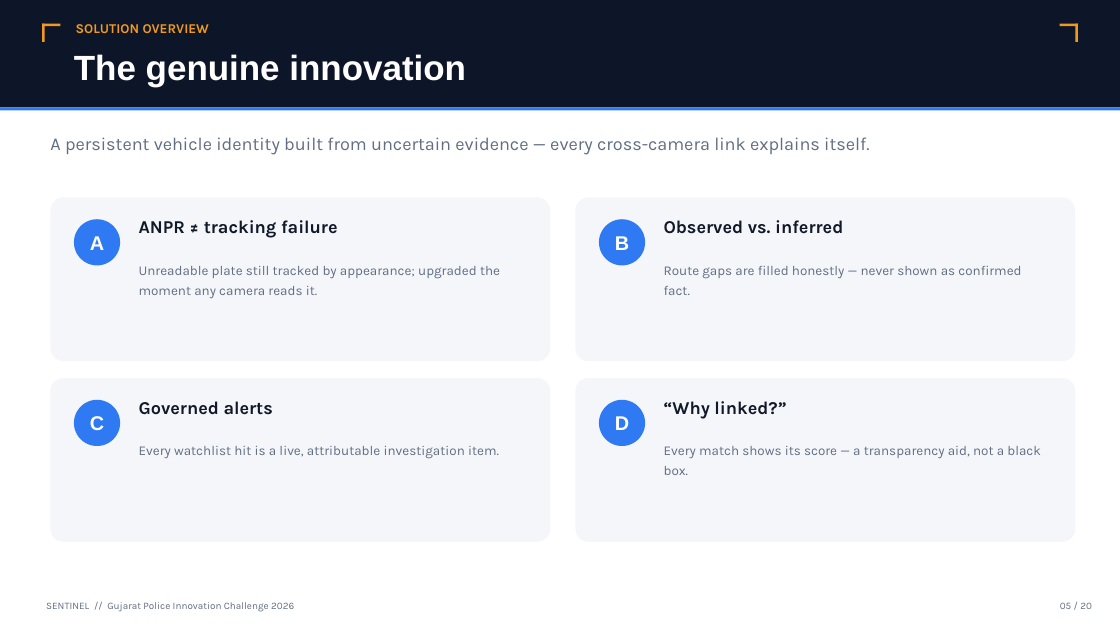
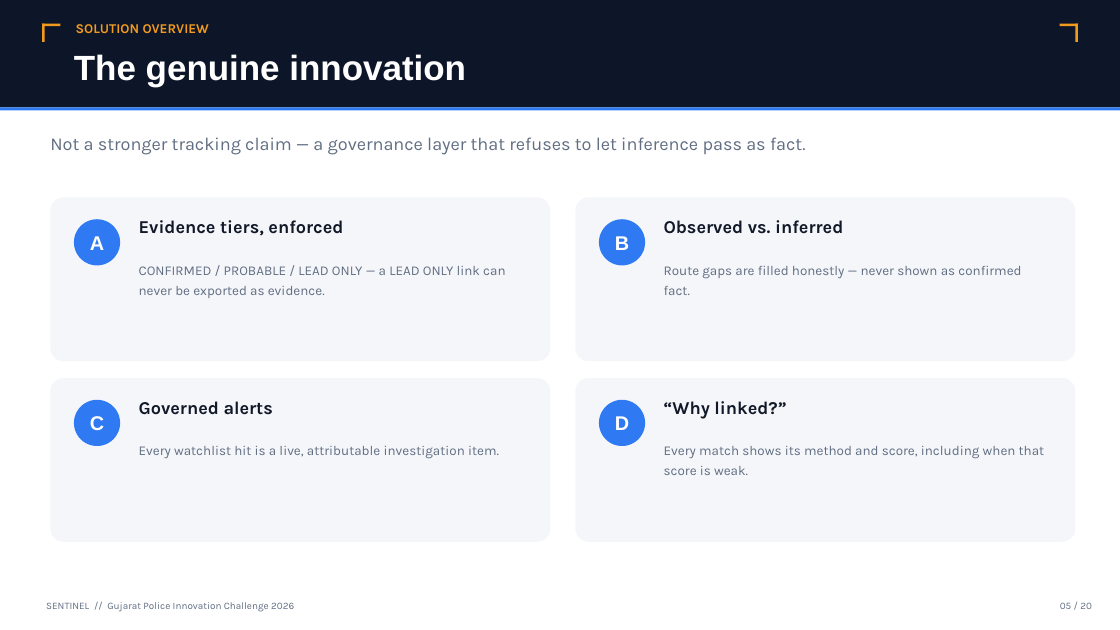
Before and after one commit to lekkalaharsha/sentinel-gujarat-police, a slide deck: slide 6 of docs/assets/Sentinel_Solution_Presentation.pptx. Drawn at 1120x630 pixels with LibreOffice and Linux fonts; fonts in the diff are those of the drawing. Boxes give left, top, right and bottom in pixels: in the first picture for what was removed or moved away, otherwise in the second. Text is boxed around its words. In the diff, an @@ line names an element or a change of style, - is before the commit and + after.

```diff
--- a/docs/assets/Sentinel_Solution_Presentation.pptx
+++ b/docs/assets/Sentinel_Solution_Presentation.pptx
@@ text at box(50, 137, 805, 155): text changed @@
-A persistent vehicle identity built from uncertain evidence — every cross-camera link explains itself.
+Not a stronger tracking claim — a governance layer that refuses to let inference pass as fact.
@@ text at box(139, 220, 343, 236): text changed @@
-ANPR ≠ tracking failure
+Evidence tiers, enforced
@@ text at box(139, 266, 505, 298): text changed @@
-Unreadable plate still tracked by appearance; upgraded the moment any camera reads it.
+CONFIRMED / PROBABLE / LEAD ONLY — a LEAD ONLY link can never be exported as evidence.
@@ text at box(664, 446, 1045, 475): text changed @@
-Every match shows its score — a transparency aid, not a black box.
+Every match shows its method and score, including when that score is weak.
```
Also in this commit, not shown: 13 other slides changed, 1 slide added, 1 slide removed, 1 other file.
